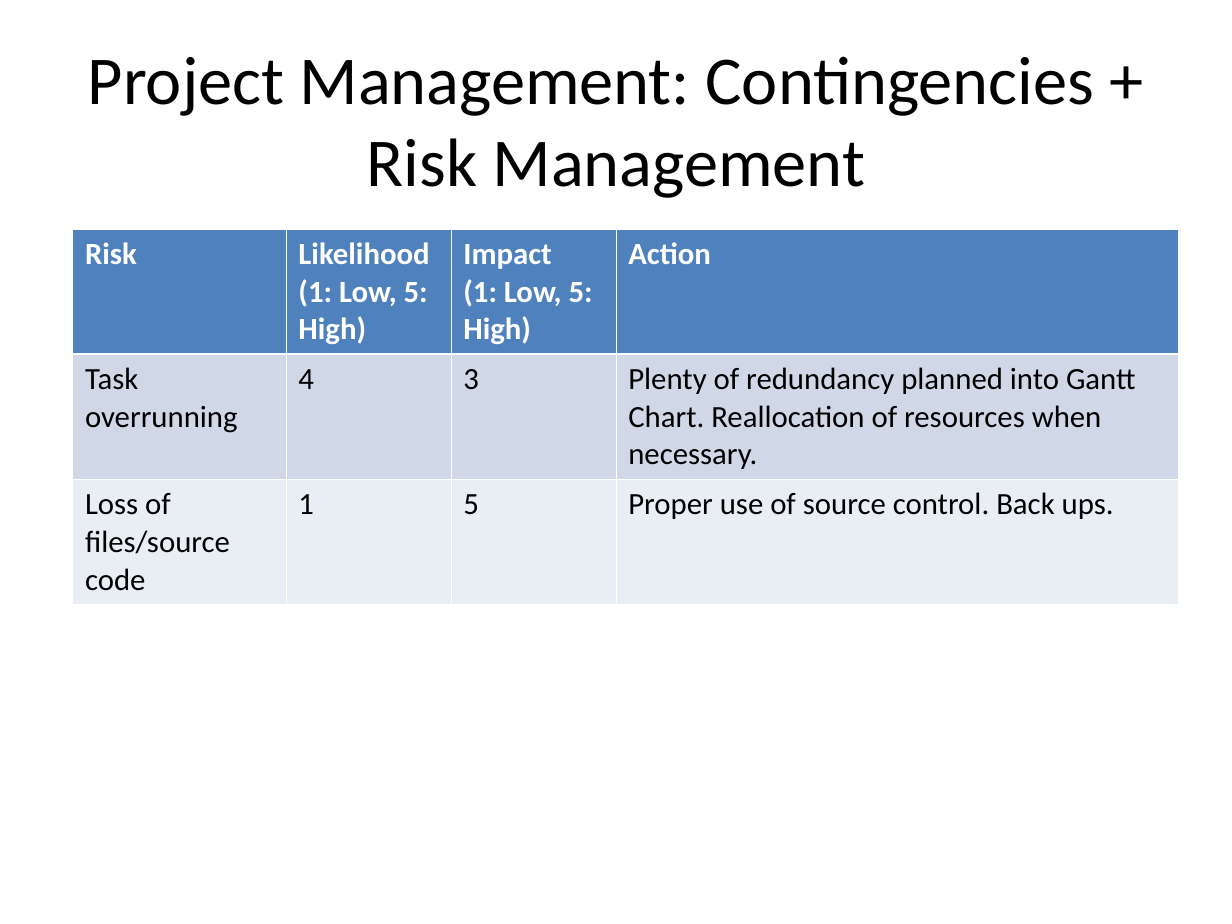
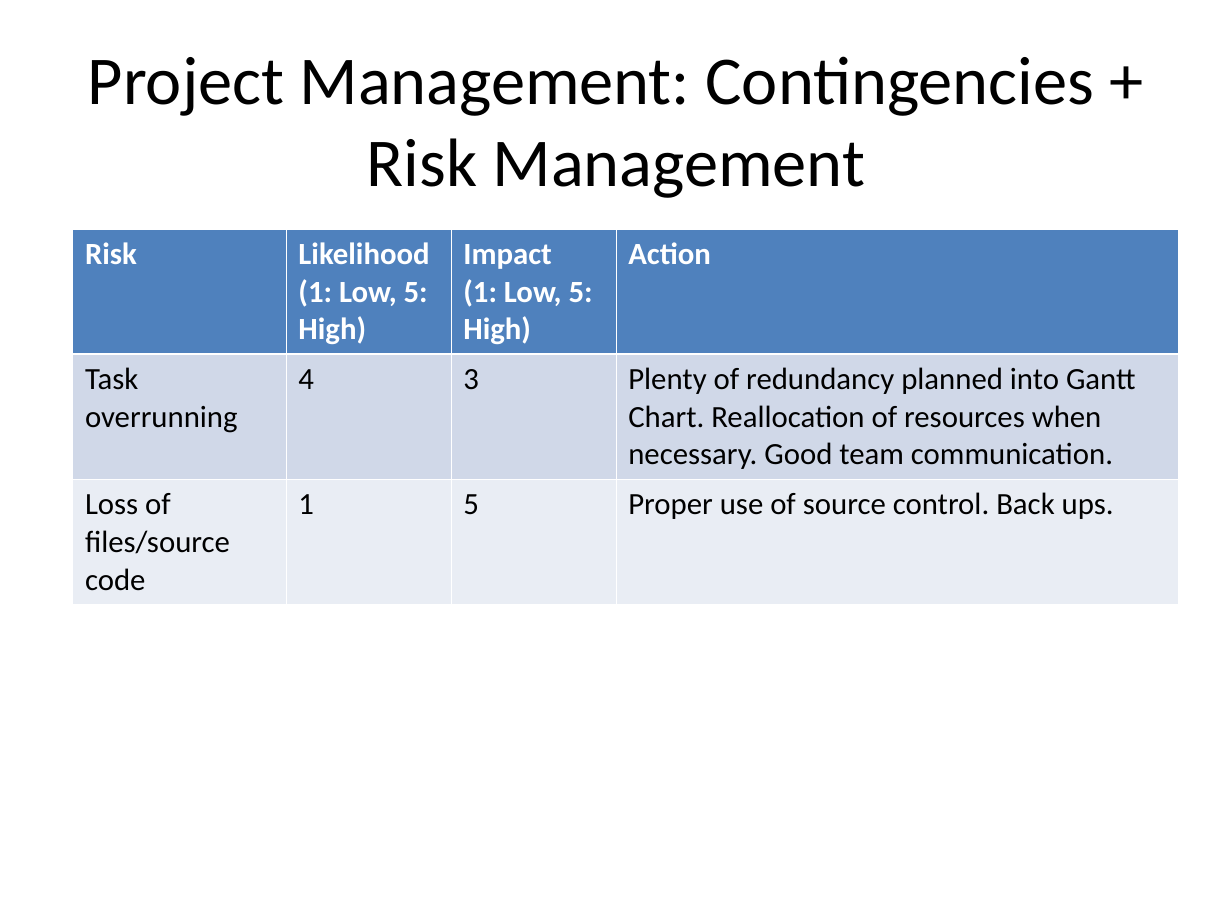
Before and after one commit to andybusse/uavcamera, a slide deck: slide 20 of documents/GDP Group 18 pres.ppt. Drawn at 1232x924 pixels with LibreOffice and Linux fonts; fonts in the diff are those of the drawing. Boxes give left, top, right and bottom in pixels: in the first picture for what was removed or moved away, otherwise in the second. Text is boxed around its words. In the diff, an @@ line names an element or a change of style, - is before the commit and + after.

Commit message:
Updated Project Management part of Progress Seminar 1 slides.

```diff
--- a/documents/GDP Group 18 pres.ppt
+++ b/documents/GDP Group 18 pres.ppt
@@ table at (73, 229, 1179, 599) @@
-row 2, column 4: Plenty of redundancy planned into Gantt Chart. Reallocation of resources when necessary.
+row 2, column 4: Plenty of redundancy planned into Gantt Chart. Reallocation of resources when necessary. Good team communication.
```
Also in this commit, not shown: 1 other slide changed.
